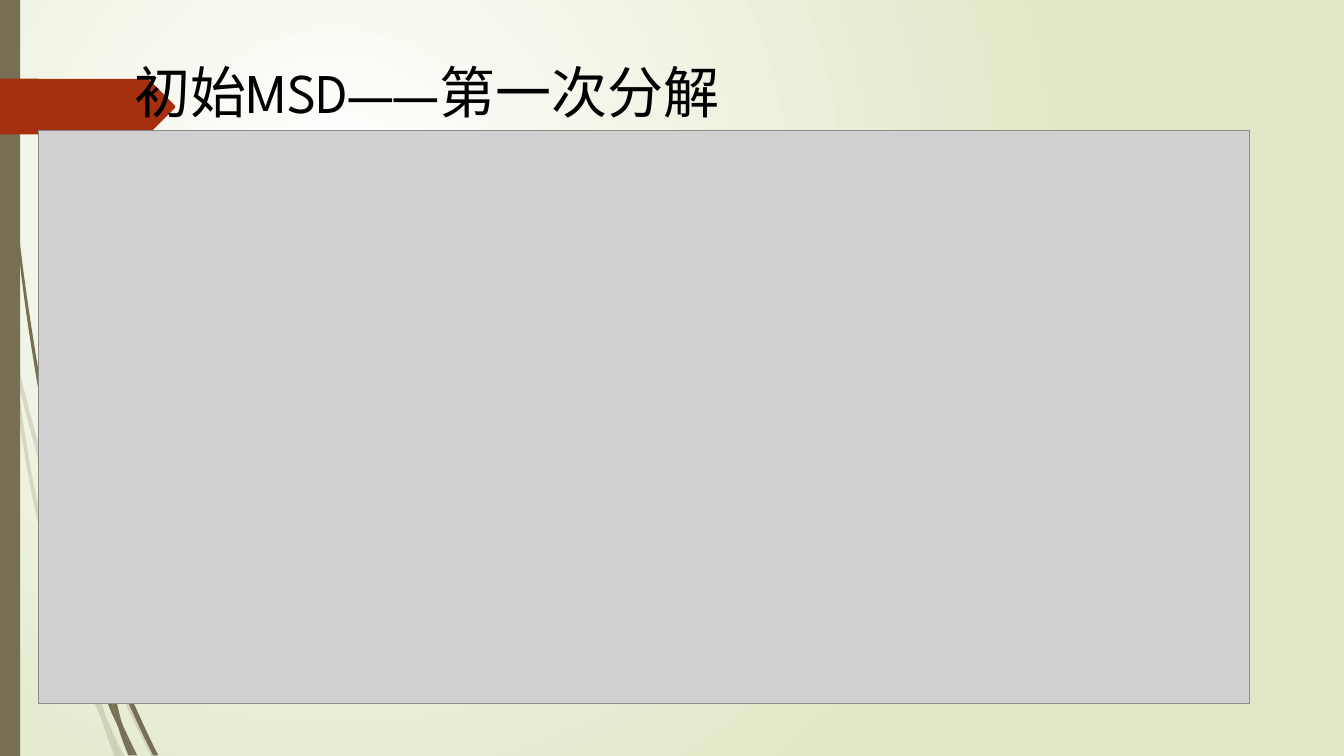
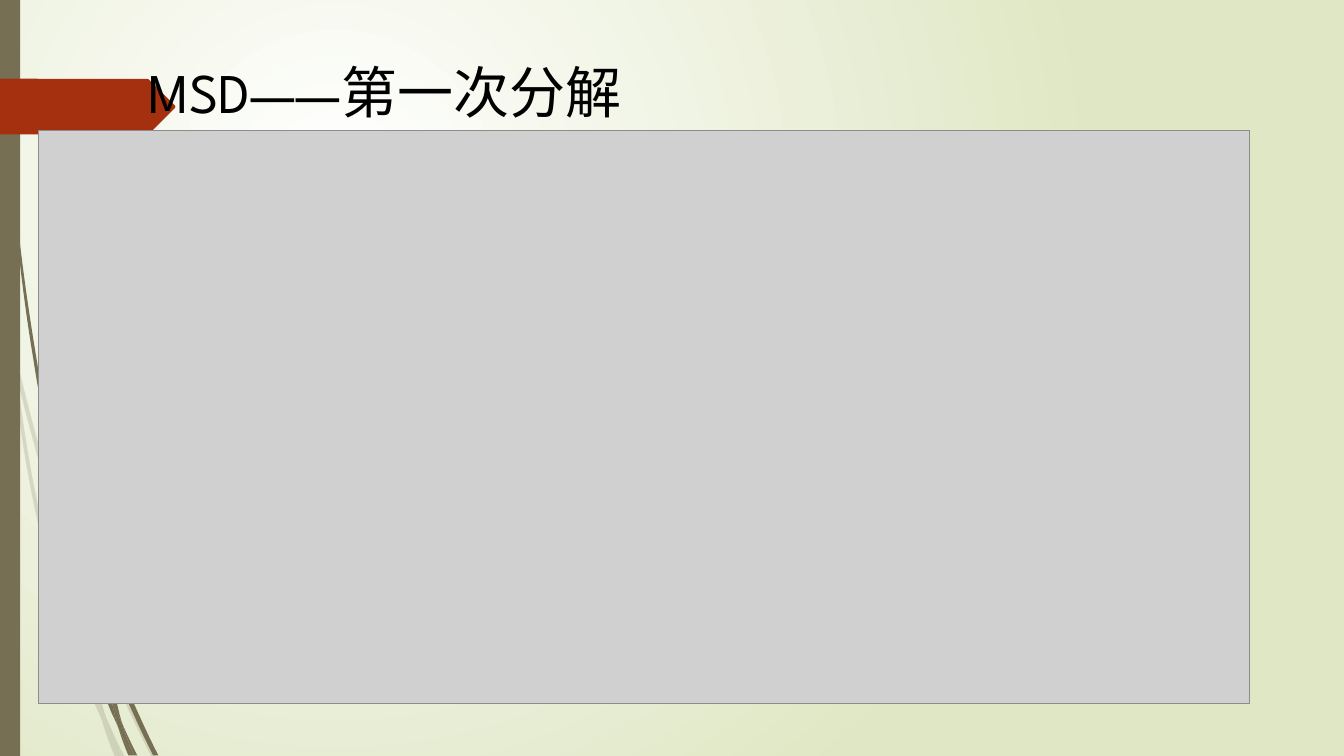
Before and after one commit to pkuse/coolchooser-documentation, a slide deck: slide 5 of 报告1-结构化设计.pptx (slide 4 before the commit). Drawn at 1344x756 pixels with LibreOffice and Linux fonts; fonts in the diff are those of the drawing; grey boxes stand for pictures. Boxes give left, top, right and bottom in pixels: in the first picture for what was removed or moved away, otherwise in the second. Text is boxed around its words. In the diff, an @@ line names an element or a change of style, - is before the commit and + after.

```diff
--- a/报告1-结构化设计.pptx
+++ b/报告1-结构化设计.pptx
@@ text at bbox=[149, 66, 622, 130]: text changed @@
-初始MSD——第一次分解
+MSD——第一次分解
```
Also in this commit, not shown: 1 other slide changed.
